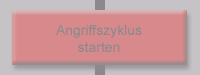
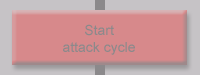
Two versions of the same layered image (200px x 75px). Layer-by-layer changes:
renamed "Angriffszyklus starten" to "Start attack cycle", painted on it over bbox(56, 24, 142, 55)
